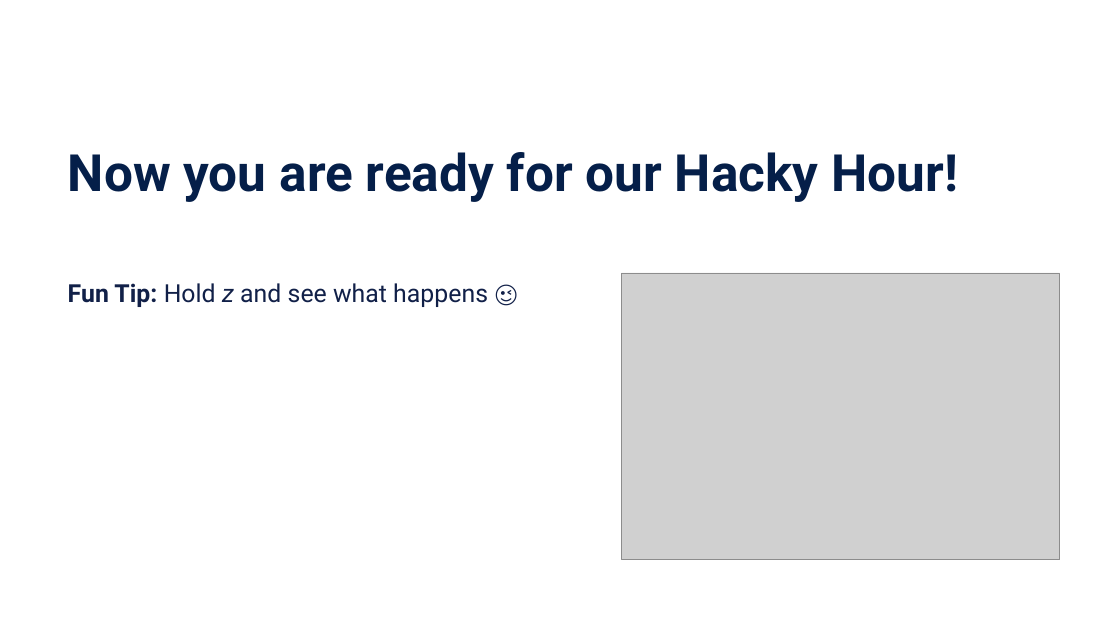
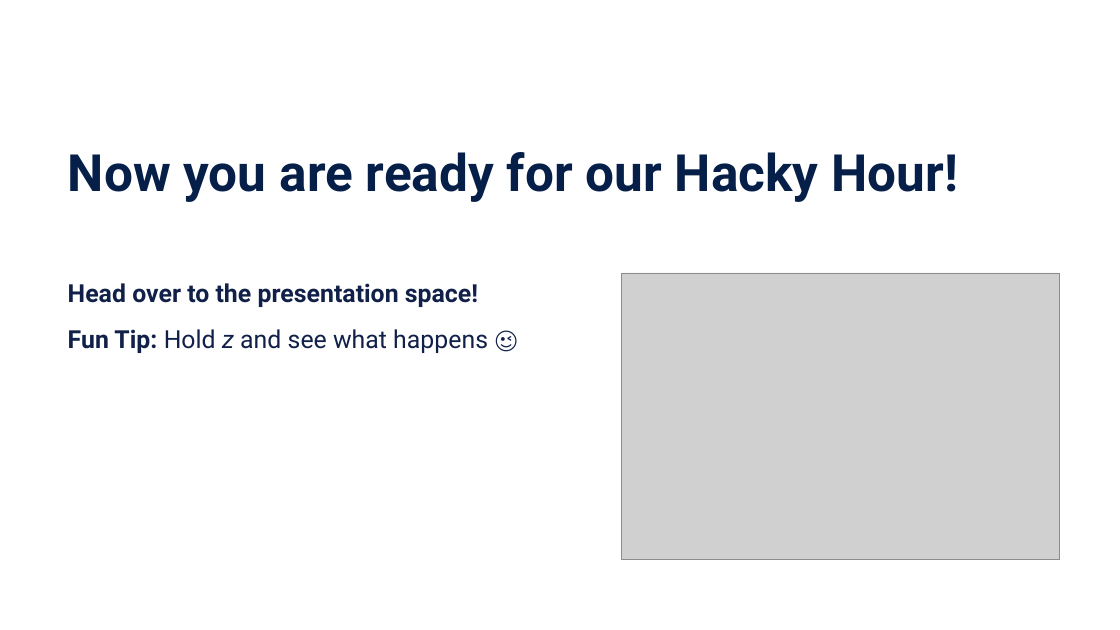
Before and after one commit to UCSF-DSI/ds_help, a slide deck: slide 8 of slides/powerpoint/00_intro.pptx. Drawn at 1120x630 pixels with LibreOffice and Linux fonts; fonts in the diff are those of the drawing; grey boxes stand for pictures. Boxes give left, top, right and bottom in pixels: in the first picture for what was removed or moved away, otherwise in the second. Text is boxed around its words. In the diff, an @@ line names an element or a change of style, - is before the commit and + after.

```diff
--- a/slides/powerpoint/00_intro.pptx
+++ b/slides/powerpoint/00_intro.pptx
@@ text at (68,283,478,307): paragraph added @@
+Head over to the presentation space!
```
Also in this commit, not shown: 14 other files.
